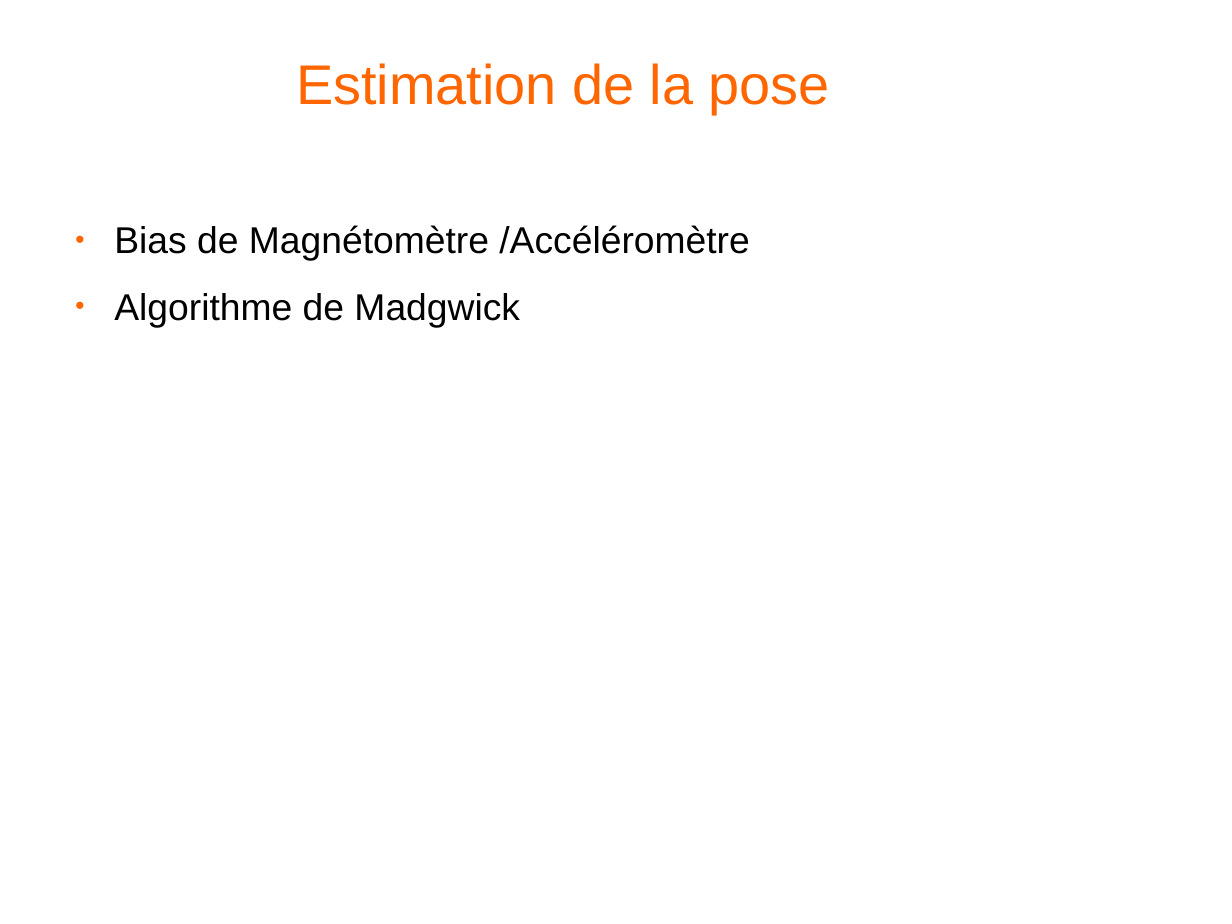
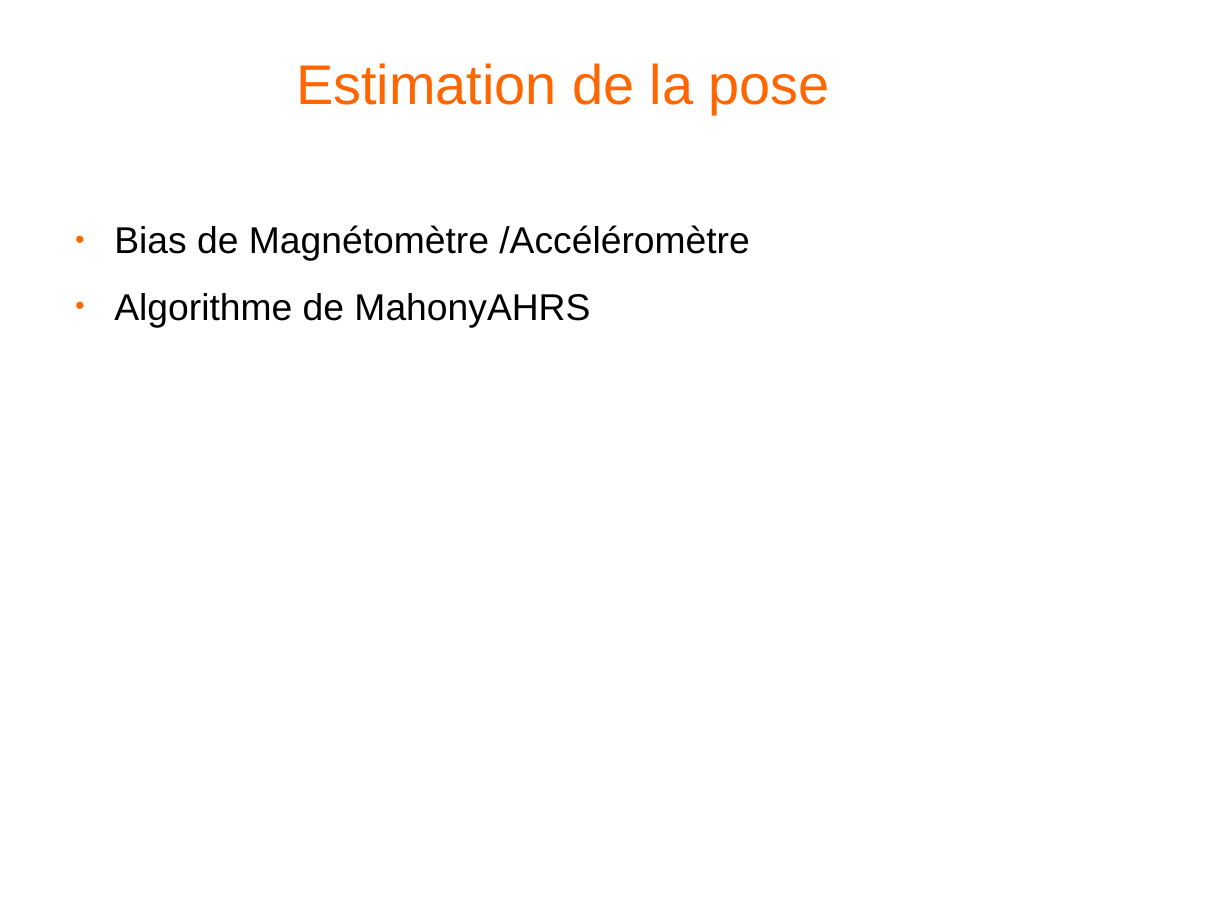
Before and after one commit to FanBowo/StageSATIE, a slide deck: slide 4 of doc/FAN Zhuzhi Première présentation Localisation d'un porteur mobile de camera pour la sécurité en milieu urbain.odp. Drawn at 1232x924 pixels with LibreOffice and Linux fonts; fonts in the diff are those of the drawing; background and template pictures are left out. Boxes give left, top, right and bottom in pixels: in the first picture for what was removed or moved away, otherwise in the second. Text is boxed around its words. In the diff, an @@ line names an element or a change of style, - is before the commit and + after.

```diff
--- a/doc/FAN Zhuzhi Première présentation Localisation d'un porteur mobile de camera pour la sécurité en milieu urbain.odp
+++ b/doc/FAN Zhuzhi Première présentation Localisation d'un porteur mobile de camera pour la sécurité en milieu urbain.odp
@@ text at [114,293,590,327]: text changed @@
-● Algorithme de Madgwick
+● Algorithme de MahonyAHRS
```
Also in this commit, not shown: 12 other files.
